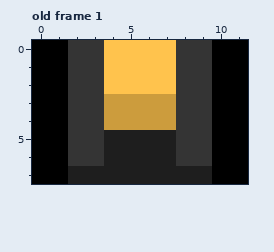
File history of a pixel-art file, Assets/Art/heart.ase. The picture above was drawn from the file before the commit.
12x8 pixels, 2 frames. Shown: old frame 1. The commit also changed other frames, which this record leaves out.
The result:
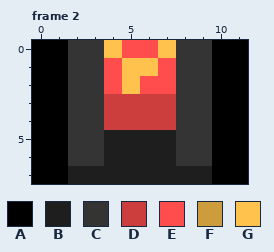
Palette (. is transparent): A #000000  B #1e1e1e  C #343434  D #cc3d3d  E #ff4d4d  F #cc9c3d  G #ffc34d
A new or re-ordered frame is compared with the old frame closest to it.
Diff:
frames 2 -> 5
--- frame 2 is new; against old frame 1
@@ x 2..9 @@
-0 CCGGGGCC
-1 CCGGGGCC
-2 CCGGGGCC
-3 CCFFFFCC
-4 CCFFFFCC
+0 CCGEEGCC
+1 CCEGGECC
+2 CCEGEECC
+3 CCDDDDCC
+4 CCDDDDCC
 5 CCBBBBCC
